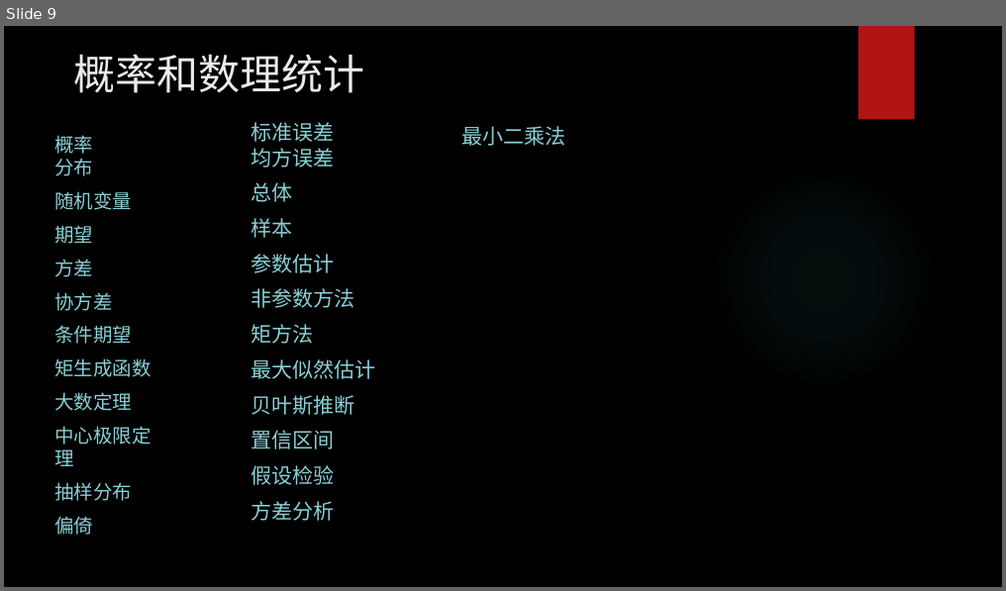
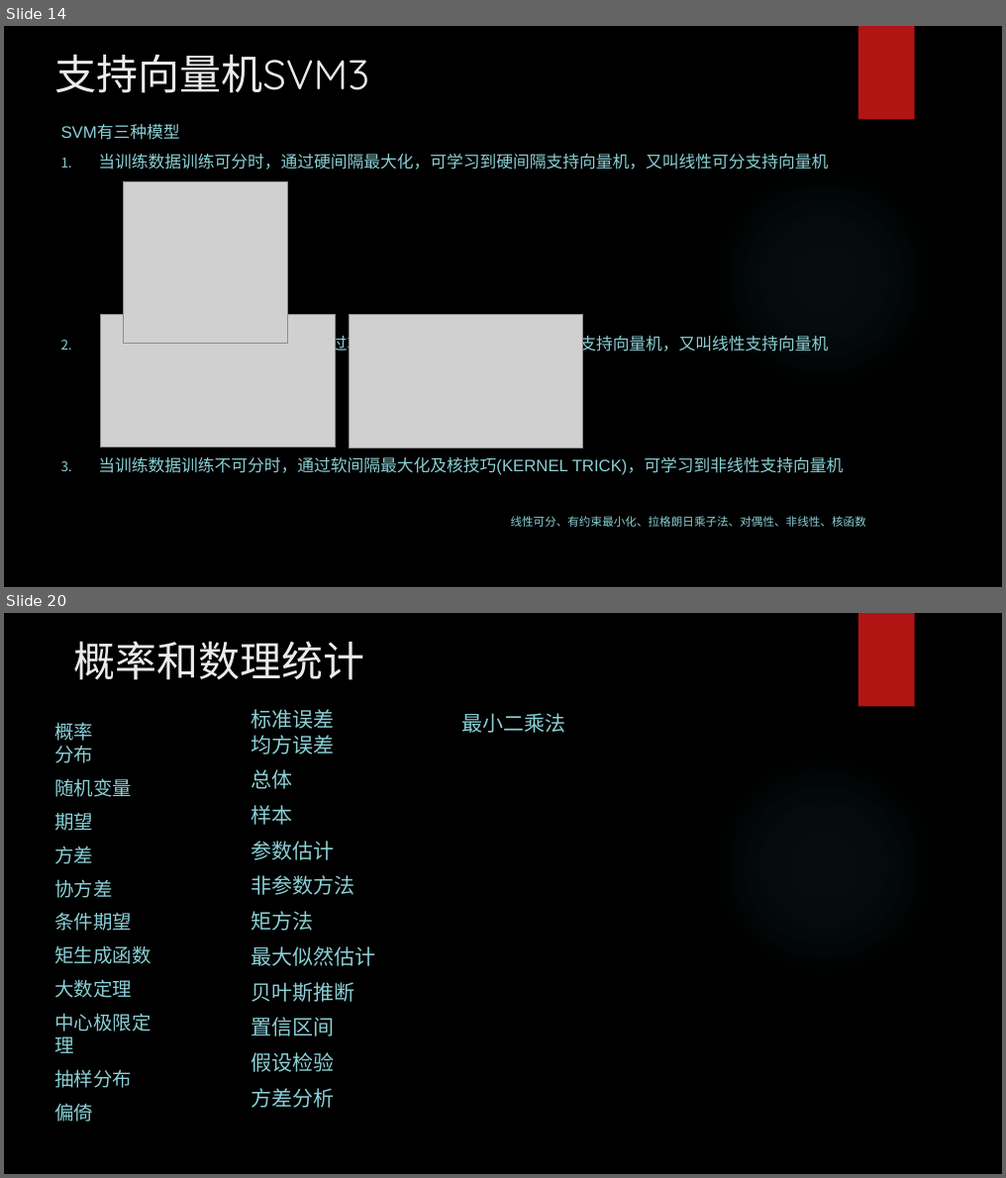
Before and after one commit to yejinlei/about-ml, a slide deck: AI的数学基础.pptx. Shown one above the other, each under a label of ours: slide 9 before the commit, slides 14 and 20 after it; the slides between them are not shown. The pictures are 1006x591 and 1006x1178 pixels, drawn with LibreOffice and Linux fonts; fonts in the diff are those of the drawing; grey boxes stand for pictures; background and template pictures are left out. Boxes give left, top, right and bottom in pixels: in the first picture for what was removed or moved away, otherwise in the second. Text is boxed around its words. In the diff, an @@ line names an element or a change of style, - is before the commit and + after.

Commit message:
深度学习

```diff
--- a/AI的数学基础.pptx
+++ b/AI的数学基础.pptx
@@ slide 14 added at [4,26,1002,587], background picture (left out); not listed: 2 template elements that a slide beside it also shows @@
@@ title added at [54,54,369,93], 40 pt, text #EBEBEB @@
+支持向量机SVM3
@@ subtitle added at [61,124,844,475], 16 pt, text #8AD0D6 @@
+SVM有三种模型
+1. 当训练数据训练可分时，通过硬间隔最大化，可学习到硬间隔支持向量机，又叫线性可分支持向量机
+2. 当训练数据训练近似可分时，通过软间隔最大化，可学习到软间隔支持向量机，又叫线性支持向量机
+3. 当训练数据训练不可分时，通过软间隔最大化及核技巧(KERNEL TRICK)，可学习到非线性支持向量机
@@ picture added at [124,181,288,344] @@
@@ picture added at [101,315,335,448] @@
@@ picture added at [349,315,583,448] @@
@@ text added at [511,516,866,527], 11 pt, text #8AD0D6 @@
+线性可分、有约束最小化、拉格朗日乘子法、对偶性、非线性、核函数
@@ what was slide 9 is now slide 20 @@
```
Also in this commit, not shown: 4 slides changed, 17 other slides added, 9 slides removed, 18 other files.
